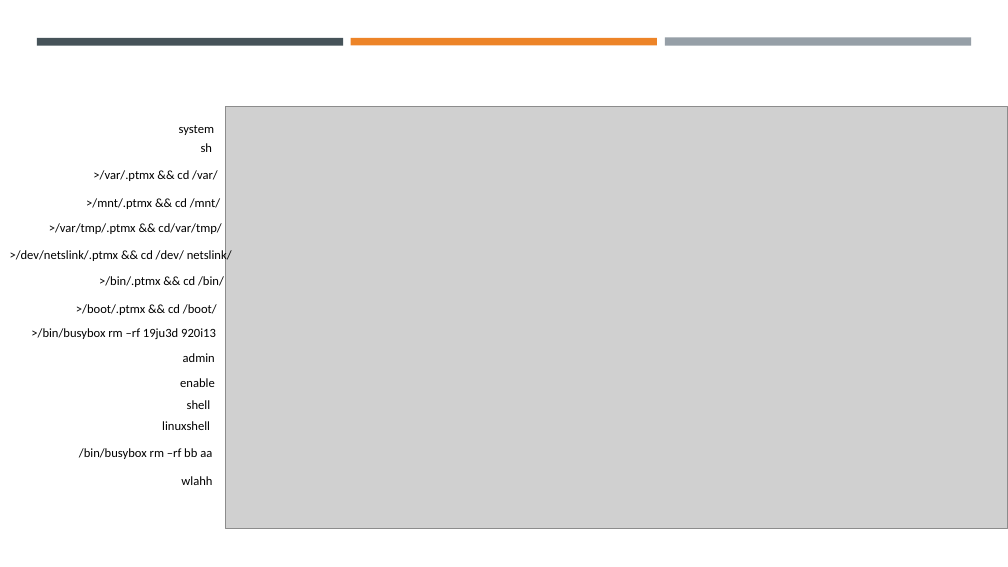
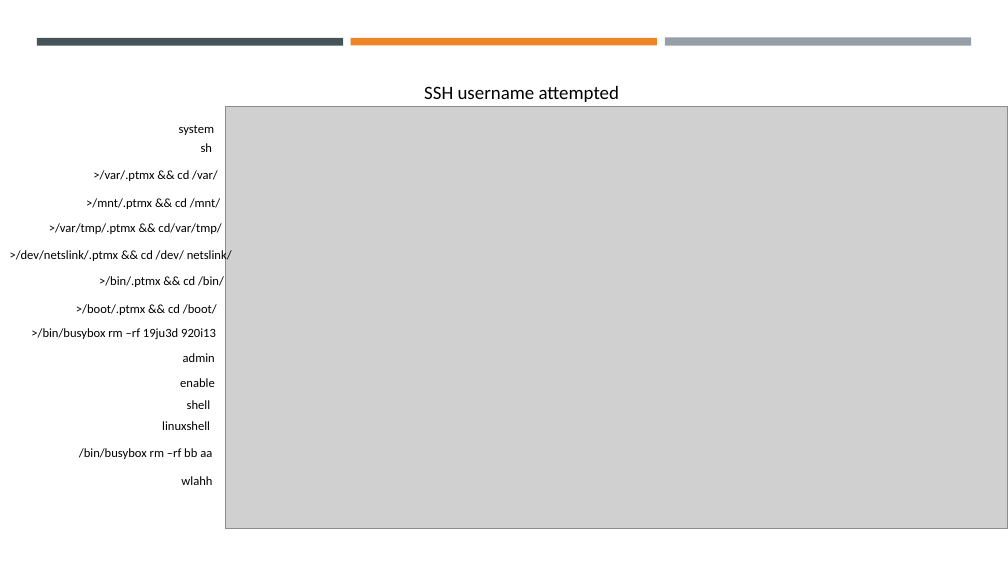
Before and after one commit to rijish45/Security-Analytics, a slide deck: slide 13 of Data+Presentation.pptx. Drawn at 1008x567 pixels with LibreOffice and Linux fonts; fonts in the diff are those of the drawing; grey boxes stand for pictures. Boxes give left, top, right and bottom in pixels: in the first picture for what was removed or moved away, otherwise in the second. Text is boxed around its words. In the diff, an @@ line names an element or a change of style, - is before the commit and + after.

Commit message:
Added stuff

```diff
--- a/Data+Presentation.pptx
+++ b/Data+Presentation.pptx
@@ text added at <box>424,86,619,102</box>, 18 pt, text #000000 @@
+SSH username attempted
```
Also in this commit, not shown: 1 other slide changed, 1 slide added.
